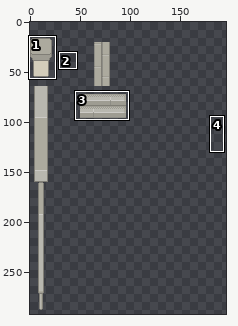
Two states of a pixel-art file, Assets/Sprites/Ase/stairs.aseprite. Above, an overview of the earlier version with the close-up marked.
Close-up. Before:
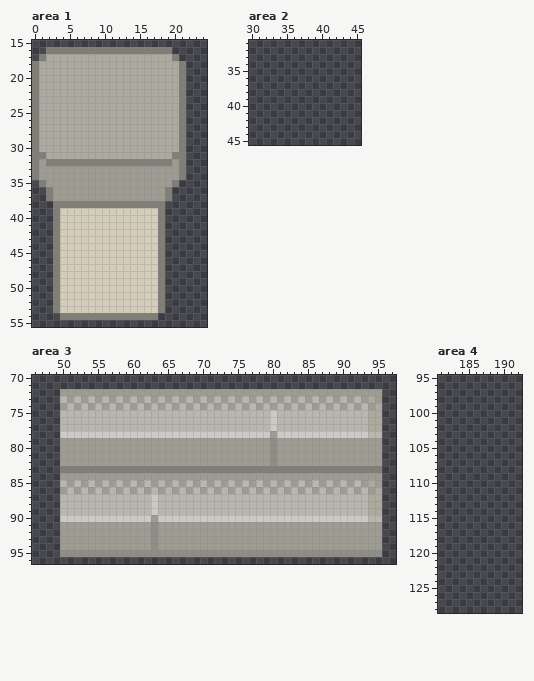
512x512 pixels, 1 frame. Shown: area 1: x 0..24, y 15..55; area 2: x 30..45, y 31..45; area 3: x 46..97, y 70..96; area 4: x 181..192, y 95..128. The wide view leaves out empty margins. The commit also changed other parts of the picture, which this record leaves out.
Now the later version:
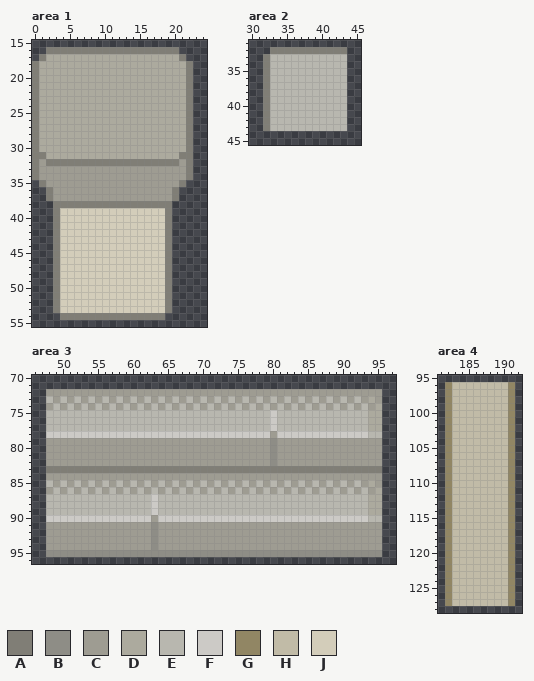
Palette (. is transparent): A #807e76  B #8e8d86  C #9e9c92  D #acaa9e  E #b8b7af  F #cccac6  G #918664  H #c1bba7  J #d3cdba
The exact change:
Area 1:
There is now colour A in row 16 at x 20; in row 17 at x 21; in rows 18 to 34 at x 22; in row 35 at x 21; in rows 36 to 37 at x 20; in rows 38 to 53 at x 19.
There is now colour A in row 54 at x 18.
The edit turns colour C into colour A in row 32 at x 20.
The edit turns colour A into colour C in rows 32 to 34 at x 21; in row 35 at x 20; in rows 36 to 37 at x 19.
The edit turns colour A into colour D in row 17 at x 20; in rows 18 to 30 at x 21; in row 31 at x 20.
The edit turns colour A into colour J in rows 39 to 53 at x 18.
Area 2:
There is now colour A in row 32 at x 33 to 43; in rows 33 to 43 at x 32.
There is now colour E in rows 33 to 43 at x 33 to 43.
Area 3:
There is now colour A in row 83 at x 48 to 49.
There is now colour B in row 95 at x 48 to 49.
There is now colour C in row 72 at x 48 to 49; in row 73 at x 49; in row 74 at x 48; in rows 79 to 82 at x 48 to 49; in row 84 at x 48 to 49; in row 85 at x 49.
There is now colour C in row 86 at x 48; in rows 91 to 94 at x 48 to 49.
There is now colour E in row 73 at x 48; in row 74 at x 49; in rows 75 to 77 at x 48 to 49; in row 85 at x 48; in row 86 at x 49; in rows 87 to 89 at x 48 to 49.
There is now colour F in row 78 at x 48 to 49; in row 90 at x 48 to 49.
Area 4:
There is now colour G in rows 96 to 127 at x 182 and 191.
There is now colour H in rows 96 to 127 at x 183 to 190.
Where, in picture pixels (left, top, right, bottom), the same in both close-ups:
changed: (158, 47, 193, 320)
added: (263, 47, 347, 131)
added: (46, 389, 60, 557)
added: (445, 382, 515, 606)
